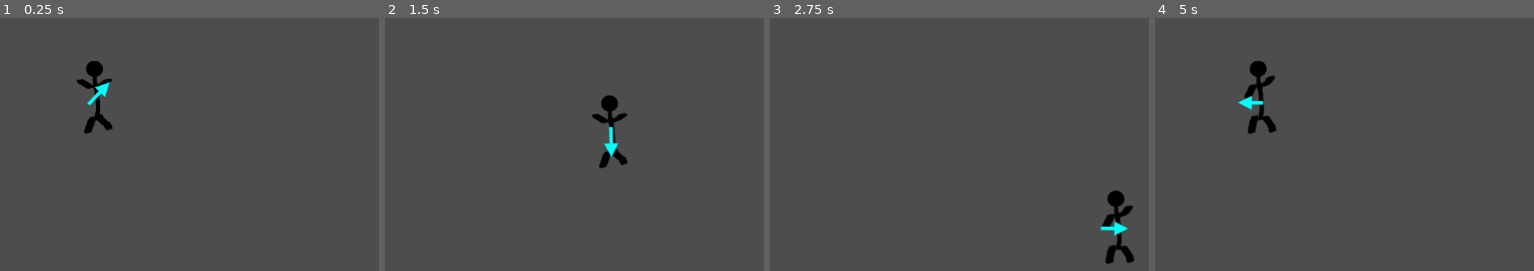
Above: before the commit, frames 1-4 (left to right).
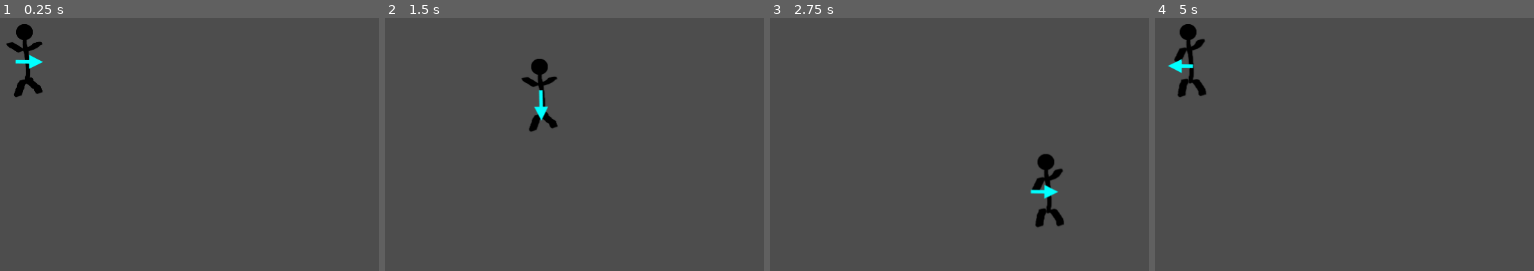
Above: after the commit, the same moments.

Repository: Small-Loan-Studio/TGO
Game: Godot game, scene res://Scratch/Movement/TestMovement.tscn
The game is run twice, just before and just after one commit, with the same random seed, the same clock (stepped at 60 frames per second) and the same inputs. The project has no main scene, so this scene is started directly.
Inputs:
- Up to frame 1 (0.25 s): no input
- Up to frame 2 (1.5 s): tap Enter at 0.5 s; hold Right (right) 0.53-1.28 s; hold Down (down) from 1.28 s (still down)
- Up to frame 3 (2.75 s): release Down (down) at 2.03 s; hold Right (right) from 2.03 s (still down)
- Up to frame 4 (5 s): release Right (right) at 2.78 s; hold Up (up) 2.78-3.53 s; hold Left (left) from 3.53 s (still down)

The runs differ from the first frame. In frame 1, 2.0% of the frame differs, in the area x 1-30%, y 2-46%; in frame 2, 1.9%; in frame 3, 2.2%, in the area x 68-97%, y 53-98%; in frame 4, 2.2%.

Commit message:
nominal layer setup interaction sensor rework sprite override

Diff:
--- /dev/null
+++ b/Art/character_placeholder.tres
@@ -0,0 +1,14 @@
+[gd_resource type="SpriteFrames" load_steps=2 format=3 uid="uid://b3igo1ygiyl0b"]
+
+[ext_resource type="Texture2D" uid="uid://brhkanhjrrqqr" path="res://Art/64x128_stub.png" id="1_yms8a"]
+
+[resource]
+animations = [{
+"frames": [{
+"duration": 1.0,
+"texture": ExtResource("1_yms8a")
+}],
+"loop": true,
+"name": &"default",
+"speed": 5.0
+}]
--- a/Scenes/Character.gd
+++ b/Scenes/Character.gd
@@ -4,38 +4,58 @@
 
 @export var player_controled: bool = false
 @export var move_speed: int = 250
+@export var _override_default_sprite_frames: SpriteFrames:
+	get:
+		return _override_default_sprite_frames
+	set(new_value):
+		if new_value == null:
+			new_value = preload("res://Art/character_placeholder.tres")
+		_override_default_sprite_frames = new_value
+		if Engine.is_editor_hint():
+			_sprite.sprite_frames = new_value
 
+# direction force will be applied for movement
 var _impulse: Vector2 = Vector2.ZERO
+# _impulse represented as [-TAU, TAU] off Vector2.UP
+var _facing: float = 0
+# _facing reified into a direction
 var _direction: Enums.Direction
 
-var _sprite: AnimatedSprite2D
+# component cache
+@onready var _sprite: AnimatedSprite2D = $AnimatedSprite2D
+@onready var _interaction_sensor: Area2D = $InteractionSensor
+@onready var _interaction_shape: CollisionShape2D = $InteractionSensor/InteractionShape
 
-# Called when the node enters the scene tree for the first time.
 func _ready() -> void:
-	for c in get_children():
-		if c is AnimatedSprite2D:
-			_sprite = c
-			return
+	if _override_default_sprite_frames != null:
+		_sprite.sprite_frames = _override_default_sprite_frames
 
 func _unhandled_input(_event: InputEvent) -> void:
 	if !player_controled:
 		return
 
+	# TODO: may need to guard under Input.is_action_pressed for these or
+	# handling input won't prevent movement in the face of non-propagating
+	# input events
 	_impulse = Input.get_vector(
 		Enums.InputActionName(Enums.InputAction.Left),
 		Enums.InputActionName(Enums.InputAction.Right),
 		Enums.InputActionName(Enums.InputAction.Up),
 		Enums.InputActionName(Enums.InputAction.Down),
 	).normalized()
+
 	if _impulse != Vector2.ZERO:
-		_direction = Utils.angle_to_direction(Vector2.UP.angle_to(_impulse))
+		_facing = Vector2.UP.angle_to(_impulse)
+		_direction = Utils.angle_to_direction(_facing)
+	_interaction_sensor.rotation = _facing
 
 func _physics_process(_delta: float) -> void:
-	if _sprite == null:
-		# there will be a moment where we haven't fonud the sprite child yet
+	if Engine.is_editor_hint():
+		# gross. but here we are
 		return
 
 	if _impulse == Vector2.ZERO:
+		# TODO: plausible we'll want a directional idle state to switch into
 		_sprite.stop()
 		return
 
@@ -47,20 +67,8 @@
 	velocity = _impulse * move_speed
 	move_and_slide()
 
-# Called every frame. 'delta' is the elapsed time since the previous frame.
-func _process(_delta: float) -> void:
-	pass
-
 func _get_configuration_warnings() -> PackedStringArray:
 	var found_sprite: AnimatedSprite2D = null
-	for c in get_children():
-		if c is AnimatedSprite2D:
-			found_sprite = c
-			break
-
-	if !found_sprite:
-		return ["Character needs an animated sprite child."]
-
 	var animations := found_sprite.sprite_frames.get_animation_names()
 	var missing_anims: Array[String] = []
 
--- a/Scenes/Character.tscn
+++ b/Scenes/Character.tscn
@@ -1,6 +1,24 @@
-[gd_scene load_steps=2 format=3 uid="uid://cx703e8t27grh"]
+[gd_scene load_steps=4 format=3 uid="uid://cx703e8t27grh"]
 
 [ext_resource type="Script" path="res://Scenes/Character.gd" id="1_avct7"]
+[ext_resource type="SpriteFrames" uid="uid://b3igo1ygiyl0b" path="res://Art/character_placeholder.tres" id="2_ibgba"]
+
+[sub_resource type="RectangleShape2D" id="RectangleShape2D_jvita"]
+size = Vector2(41.689, 42.1865)
 
 [node name="Character" type="CharacterBody2D"]
 script = ExtResource("1_avct7")
+_override_default_sprite_frames = null
+
+[node name="AnimatedSprite2D" type="AnimatedSprite2D" parent="."]
+position = Vector2(0, -42)
+sprite_frames = ExtResource("2_ibgba")
+
+[node name="InteractionSensor" type="Area2D" parent="."]
+position = Vector2(0, -7)
+collision_layer = 0
+collision_mask = 2
+
+[node name="InteractionShape" type="CollisionShape2D" parent="InteractionSensor"]
+position = Vector2(0.366786, -44.9067)
+shape = SubResource("RectangleShape2D_jvita")
--- a/Scratch/Movement/TestMovement.tscn
+++ b/Scratch/Movement/TestMovement.tscn
@@ -1,14 +1,20 @@
-[gd_scene load_steps=3 format=3 uid="uid://bloeamr51ecuu"]
+[gd_scene load_steps=4 format=3 uid="uid://bloeamr51ecuu"]
 
 [ext_resource type="PackedScene" uid="uid://cx703e8t27grh" path="res://Scenes/Character.tscn" id="1_4in15"]
 [ext_resource type="SpriteFrames" uid="uid://602xb41y0tak" path="res://Art/stub_animated_sprite.tres" id="2_x3y7f"]
 
+[sub_resource type="CapsuleShape2D" id="CapsuleShape2D_jitay"]
+radius = 16.0
+height = 40.0
+
 [node name="TestMovement" type="Node2D"]
 
 [node name="Character" parent="." instance=ExtResource("1_4in15")]
-position = Vector2(268, 169)
+position = Vector2(167, 158)
 player_controled = true
+_override_default_sprite_frames = ExtResource("2_x3y7f")
 
-[node name="AnimatedSprite2D" type="AnimatedSprite2D" parent="Character"]
-sprite_frames = ExtResource("2_x3y7f")
-animation = &"northeast"
+[node name="PhysicsCollider" type="CollisionShape2D" parent="Character"]
+position = Vector2(0, -4)
+rotation = -1.57079
+shape = SubResource("CapsuleShape2D_jitay")
--- a/project.godot
+++ b/project.godot
@@ -48,3 +48,8 @@
 , Object(InputEventJoypadMotion,"resource_local_to_scene":false,"resource_name":"","device":-1,"axis":0,"axis_value":1.0,"script":null)
 ]
 }
+
+[layer_names]
+
+2d_physics/layer_1="Collisions"
+2d_physics/layer_2="Interactions"
Binary file added: Art/64x128_stub.png
Not shown, added: Art/64x128_stub.png.import
